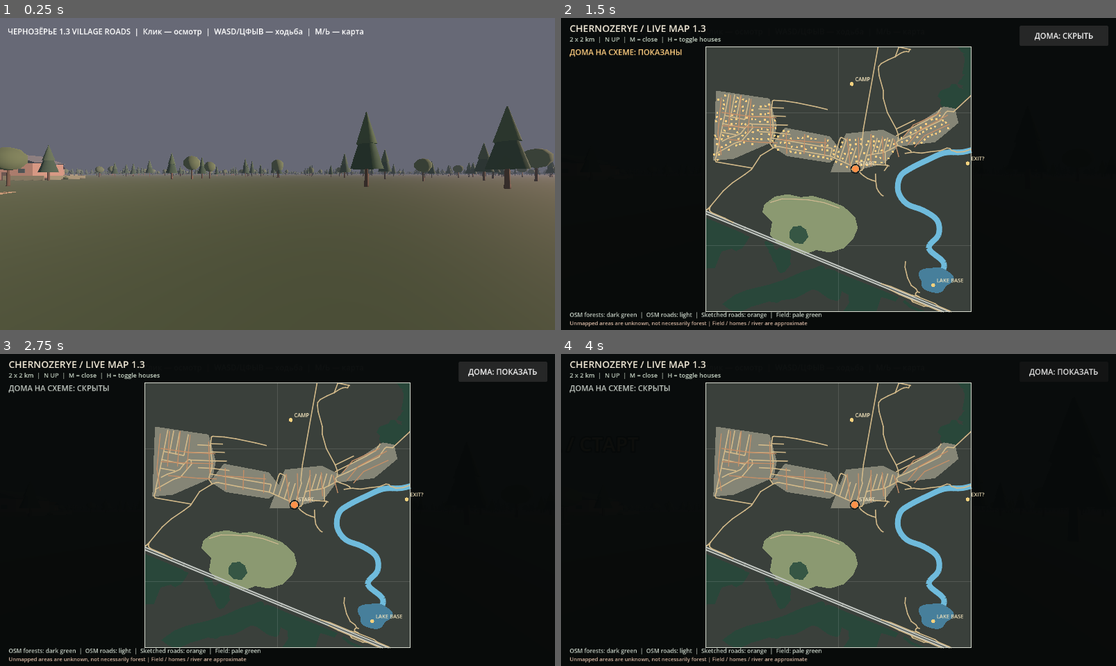
Above: before the commit, frames 1-4 (two rows, left to right).
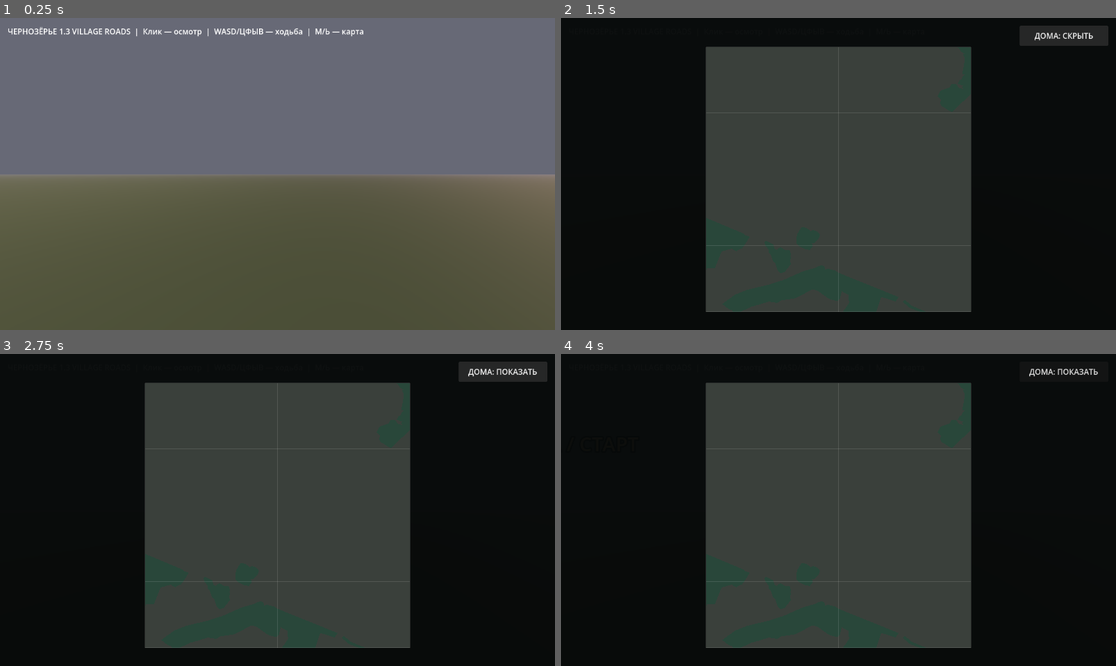
Above: after the commit, the same moments.

Repository: blacklambcult/chernozerye
Game: Godot game, scene res://main.tscn
Two runs of this game, one before a commit and one after it. Both use one fixed random seed, a clock stepped at 60 frames per second and the inputs below.
Inputs (mouse positions are in pixels of both pictures, inside the frame that each line leads up to):
- Up to frame 1 (0.25 s): no input
- Up to frame 2 (1.5 s): tap Enter at 0.5 s; move the mouse to (960, 158) at 0.52 s; hold D 0.53-1.25 s; tap M at 0.6 s; click (960, 158) at 0.67 s; tap Space at 0.77 s; click "ДОМА: ПОКАЗАТЬ" at 1.25 s
- Up to frame 3 (2.75 s): click "ДОМА: СКРЫТЬ" at 2 s
- Up to frame 4 (4 s): tap Space at 2.75, 3.02 s; move the mouse to (727, 525) at 2.77 s; hold S 2.78-3.53 s; tap Shift at 2.85 s; tap Enter at 3.5 s; move the mouse to (894, 441) at 3.52 s; hold D from 3.53 s (still down); tap H at 3.6 s

The runs differ from the first frame. In frame 1, 4.5% of the frame differs, in the area x 0-100%, y 28-57%; in frame 2, 11%, in the area x 1-77%, y 2-99%; in frame 3, 11%; in frame 4, 11%.
Error after the commit: Parse Error: Cannot infer the type of "p" variable because the value doesn't have a set type. (res://geography_v07.gd:545)

Commit message:
feat: denser residential plots and forest belts near village edge for walkable world

Diff:
--- a/godot/geography_v07.gd
+++ b/godot/geography_v07.gd
@@ -7,8 +7,8 @@
 
 const SOURCE := "res://world_data.json"
 const MAP_HALF := 995.0
-const HOUSE_LIMIT := 420
-const TREE_LIMIT := 7800
+const HOUSE_LIMIT := 540
+const TREE_LIMIT := 13500
 
 var rng := RandomNumberGenerator.new()
 var material_cache: Dictionary = {}
@@ -375,7 +375,7 @@
     # Provisional houses, not measured footprints. Fewer homes with breathing room,
     # spread across all street networks (instead of filling early roads first).
     var candidates: Array[Dictionary] = []
-    var spacing := 32.0
+    var spacing := 27.0
     for route in roads:
         for i in range(route.size() - 1):
             var start := Vector2(float(route[i][0]), float(route[i][1]))
@@ -389,7 +389,7 @@
             var count := maxi(1, int(length / spacing))
             for j in range(count):
                 for direction in [-1.0, 1.0]:
-                    if rng.randf() < 0.26:
+                    if rng.randf() < 0.20:
                         continue # unbuilt lots, gardens and open plots
                     var p := start + delta * ((float(j) + 0.5) / float(count))
                     p += tangent * rng.randf_range(-2.5, 2.5)
@@ -423,7 +423,7 @@
                 var nearby_cell := cell + Vector2i(dx, dy)
                 if used.has(nearby_cell):
                     for neighbor in used[nearby_cell]:
-                        if p.distance_to(neighbor) < 26.0:
+                        if p.distance_to(neighbor) < 23.0:
                             overlaps = true
                             break
                 if overlaps:
@@ -521,6 +521,39 @@
     bushes.cast_shadow = GeometryInstance3D.SHADOW_CASTING_SETTING_OFF
     add_child(bushes)
 
+func _seed_forest_edges(positions: Array[Vector3]) -> int:
+    # Dense forest belts immediately OUTSIDE the approximate housing polygons.
+    # This repairs the empty-horizon problem in the 1.3 first-person screenshot.
+    # These belts are artistic massing, not measured tree/woodland boundaries.
+    var added := 0
+    for zone in settlements:
+        var boundary: PackedVector2Array = zone
+        for edge_index in range(boundary.size()):
+            var a: Vector2 = boundary[edge_index]
+            var b: Vector2 = boundary[(edge_index + 1) % boundary.size()]
+            var tangent := (b - a).normalized()
+            var perp := Vector2(-tangent.y, tangent.x)
+            var samples := maxi(1, ceili(a.distance_to(b) / 6.5))
+            for sample in range(samples):
+                var along := (float(sample) + 0.5) / float(samples)
+                var base := a.lerp(b, along)
+                # Test both sides; a point is accepted only outside ALL housing.
+                for side in [-1.0, 1.0]:
+                    for distance in [8.0, 20.0, 34.0]:
+                        if rng.randf() < 0.28:
+                            continue
+                        var p := base + perp * side * (distance + rng.randf_range(-2.2, 2.2))
+                        p += tangent * rng.randf_range(-2.4, 2.4)
+                        if absf(p.x) > MAP_HALF or absf(p.y) > MAP_HALF:
+                            continue
+                        if _is_housing(p) or _is_water(p) or _is_in_poly(p, meadow):
+                            continue
+                        if _close_to_road(p, 8.0):
+                            continue
+                        positions.append(Vector3(p.x, 0.0, -p.y))
+                        added += 1
+    return added
+
 func _draw_forests() -> void:
     # Populate forests outside housing, meadow, water and road envelopes.
     # This fills OSM gaps, but is NOT an exact tree-by-tree reconstruction.
@@ -530,11 +563,13 @@
         var island_p := Vector2(rng.randf_range(-374.0, -224.0), rng.randf_range(-495.0, -348.0))
         if _is_in_poly(island_p, meadow_island):
             positions.append(Vector3(island_p.x, 0.0, -island_p.y))
+    # Treetops just outside the settlement form the missing wooded horizon.
+    var forest_edge_count := _seed_forest_edges(positions)
     # Tree groups inside dacha gardens: the old broad settlement masks left
     # the entire village unnaturally bare, unlike wooded rural neighbourhoods.
     var yard_count := 0
     for j in range(13000):
-        if yard_count >= 550:
+        if yard_count >= 1050:
             break
         var yard_p := Vector2(rng.randf_range(-960.0, 930.0), rng.randf_range(30.0, 720.0))
         if not _is_housing(yard_p) or _is_water(yard_p):
@@ -550,7 +585,7 @@
             continue
         positions.append(Vector3(yard_p.x, 0.0, -yard_p.y))
         yard_count += 1
-    for i in range(42000):
+    for i in range(58000):
         if positions.size() >= TREE_LIMIT:
             break
         var p := Vector2(rng.randf_range(-MAP_HALF, MAP_HALF), rng.randf_range(-MAP_HALF, MAP_HALF))
@@ -602,7 +637,7 @@
     _add_tree_instances(fir_lower, lower_firs, Color("#314a3c"))
     _add_tree_instances(fir_upper, upper_firs, Color("#3f5744"))
     _add_tree_instances(leaves, leaf_crowns, Color("#50634a"))
-    print("Чернозёрье 1.3: деревьев ", positions.size(), " (садовых ", yard_count, ")")
+    print("Чернозёрье 1.4: деревьев ", positions.size(), " (на опушках ", forest_edge_count, ", садовых ", yard_count, ")")
 
 func _add_tree_instances(mesh: Mesh, transforms: Array[Transform3D], tint: Color) -> void:
     if transforms.is_empty():
